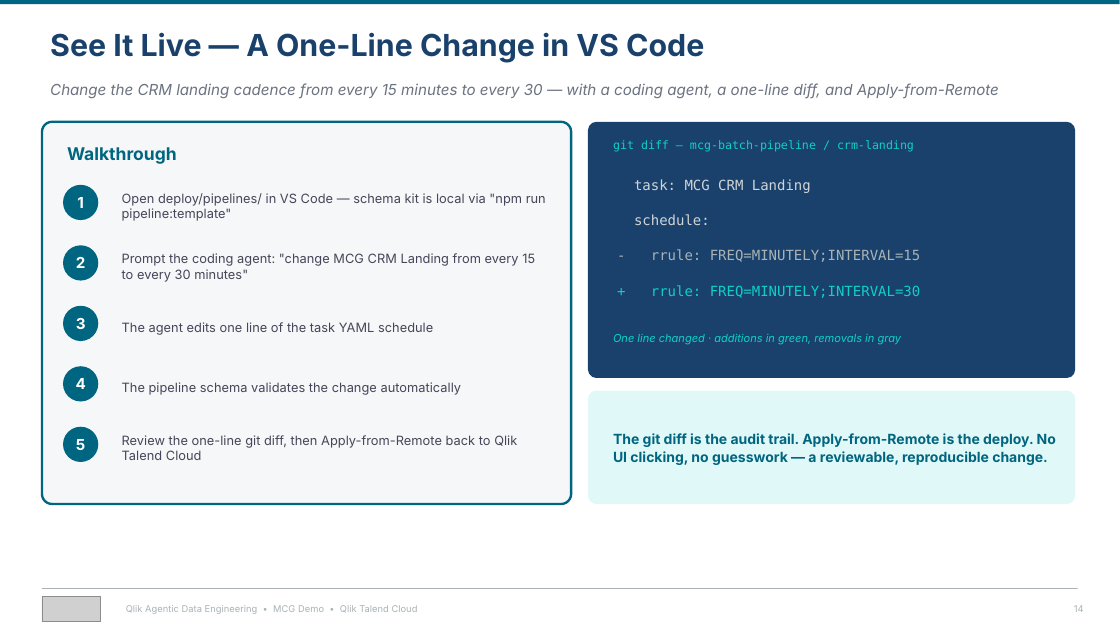
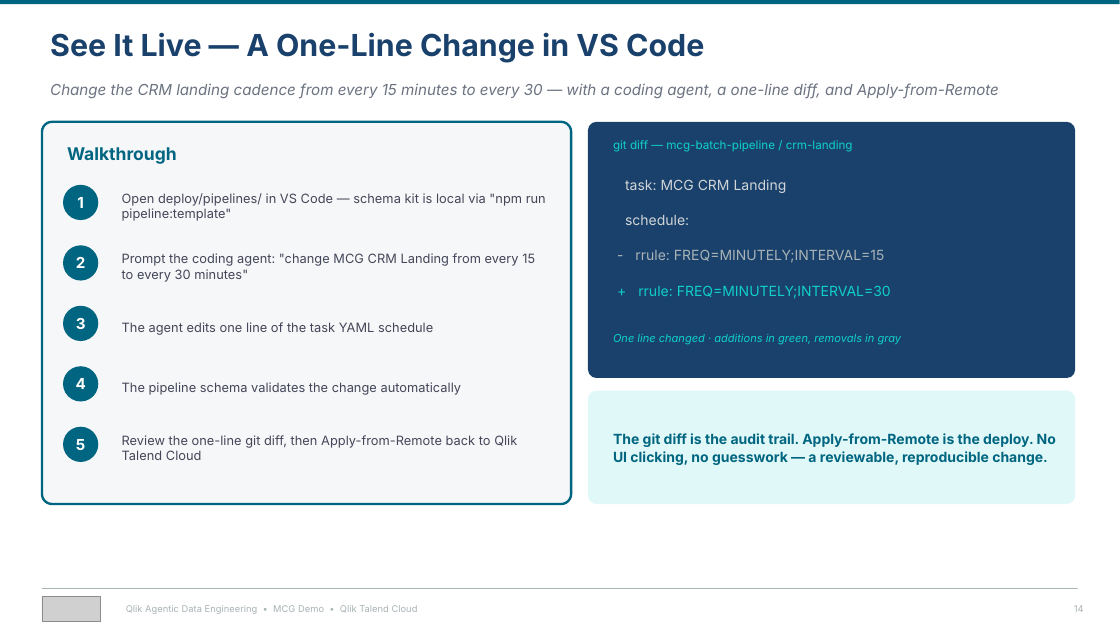
Before and after one commit to robertschoenfeldqlik/meridan_retail_group_qlik_demo_assets, a slide deck: slide 14 of MCG_Agentic_Data_Engineering.pptx. Drawn at 1120x630 pixels with LibreOffice and Linux fonts; fonts in the diff are those of the drawing; grey boxes stand for pictures. Boxes give left, top, right and bottom in pixels: in the first picture for what was removed or moved away, otherwise in the second. Text is boxed around its words. In the diff, an @@ line names an element or a change of style, - is before the commit and + after.

```diff
--- a/MCG_Agentic_Data_Engineering.pptx
+++ b/MCG_Agentic_Data_Engineering.pptx
@@ font DejaVu Sans Mono to Inter in 5 elements at bbox=[613, 140, 853, 152], bbox=[625, 179, 787, 193], bbox=[625, 215, 689, 225], bbox=[635, 250, 885, 263], bbox=[638, 286, 891, 299] @@
```
Also in this commit, not shown: 1 other slide changed, 23 other files.
